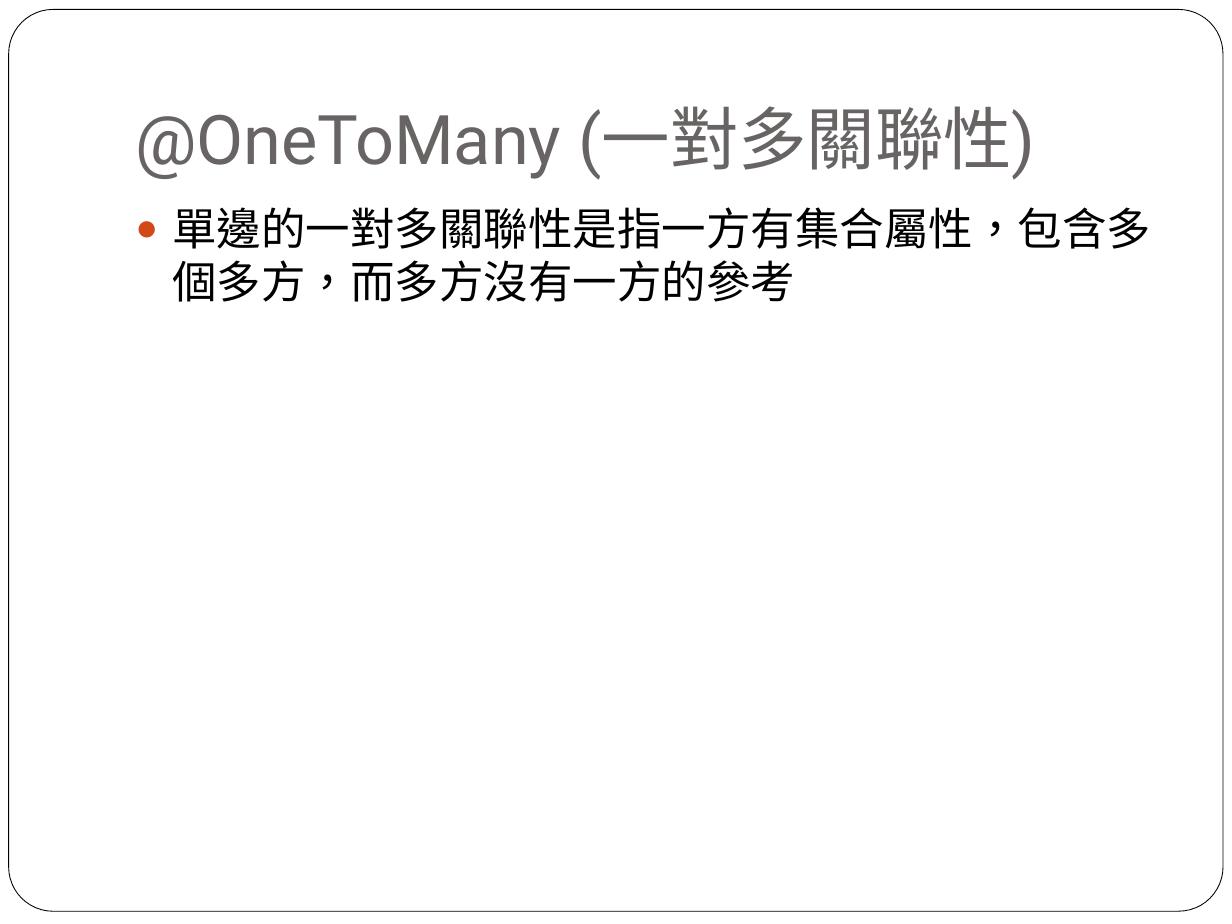
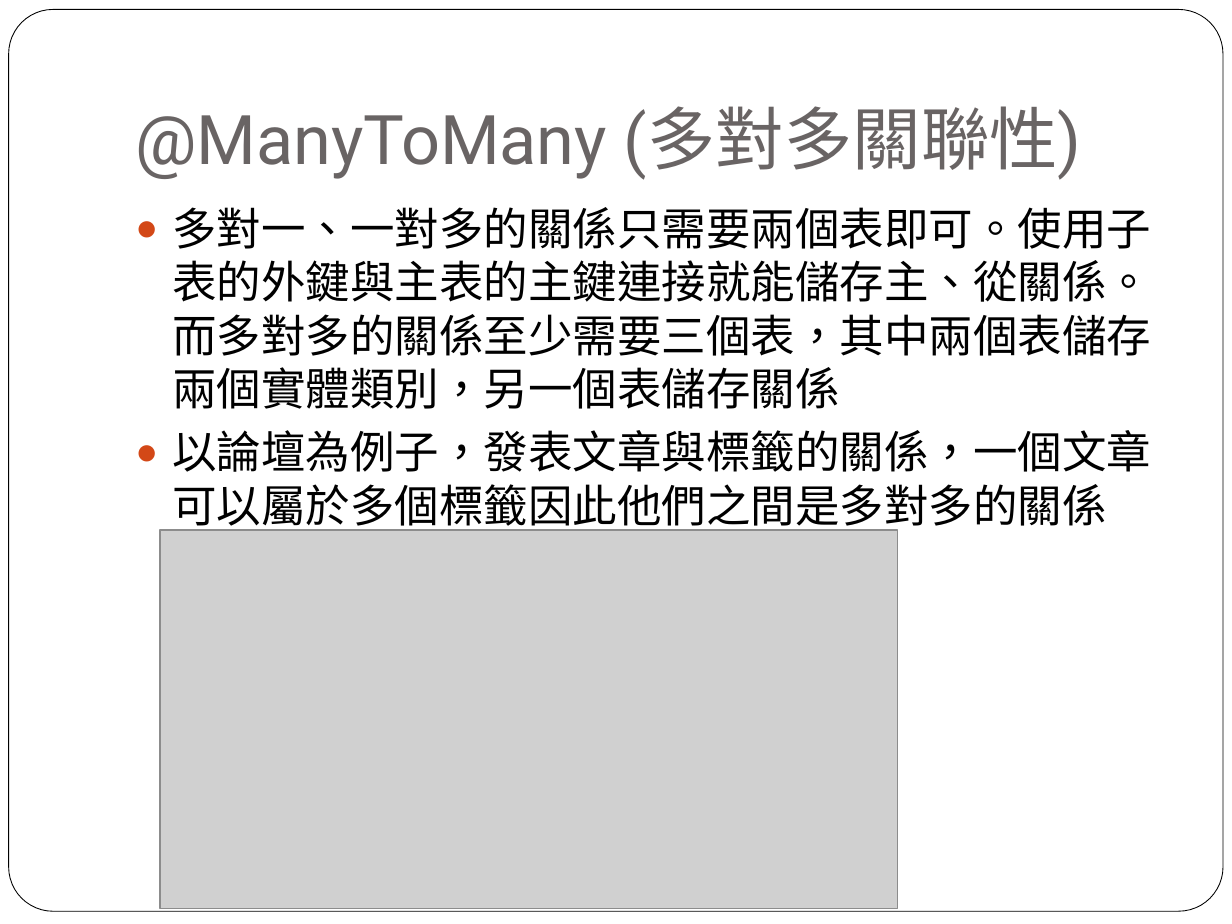
Before and after one commit to lontn/spring-jpa, a slide deck: slide 19 of doc/Spring JPA配置.pptx. Drawn at 1232x924 pixels with LibreOffice and Linux fonts; fonts in the diff are those of the drawing; grey boxes stand for pictures. Boxes give left, top, right and bottom in pixels: in the first picture for what was removed or moved away, otherwise in the second. Text is boxed around its words. In the diff, an @@ line names an element or a change of style, - is before the commit and + after.

```diff
--- a/doc/Spring JPA配置.pptx
+++ b/doc/Spring JPA配置.pptx
@@ title at (135, 106, 1082, 180): text changed @@
-@OneToMany (一對多關聯性)
+@ManyToMany (多對多關聯性)
@@ text at (172, 207, 1151, 533): text changed @@
-● 單邊的一對多關聯性是指一方有集合屬性，包含多個多方，而多方沒有一方的參考
+● 多對一、一對多的關係只需要兩個表即可。使用子表的外鍵與主表的主鍵連接就能儲存主、從關係。而多對多的關係至少需要三個表，其中兩個表儲存兩個實體類別，另一個表儲存關係
+● 以論壇為例子，發表文章與標籤的關係，一個文章可以屬於多個標籤因此他們之間是多對多的關係
@@ picture added at (160, 530, 897, 908) @@
```
Also in this commit, not shown: 1 other slide changed, 1 slide added.
